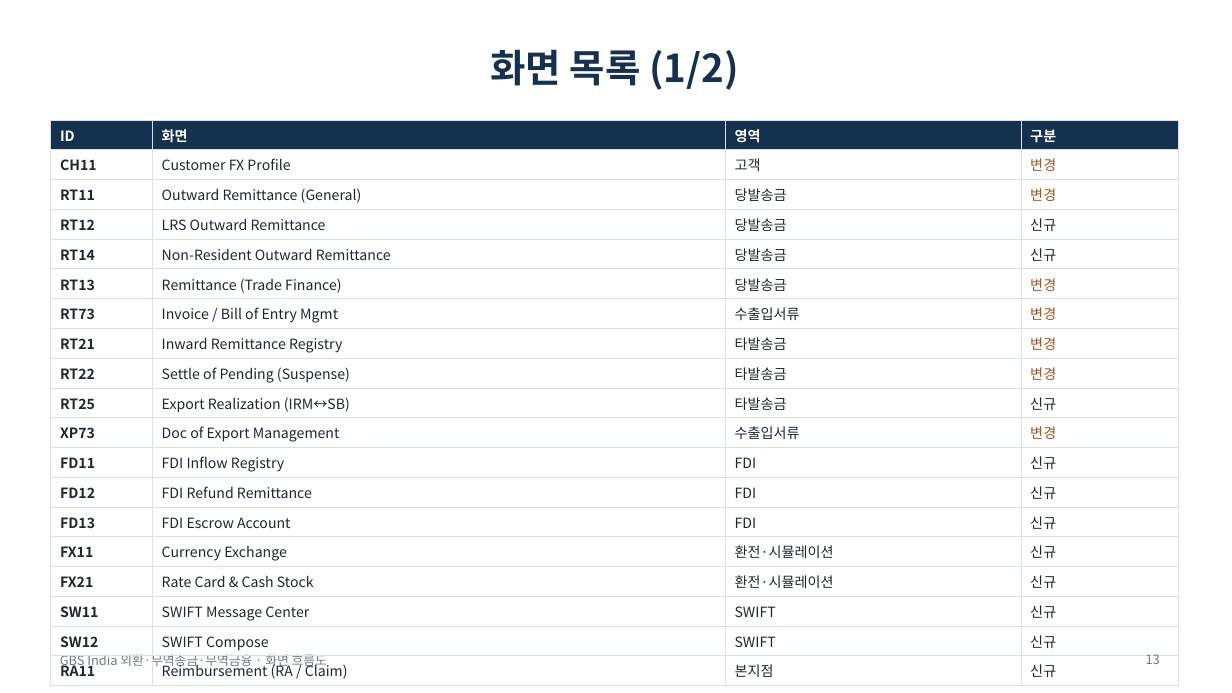
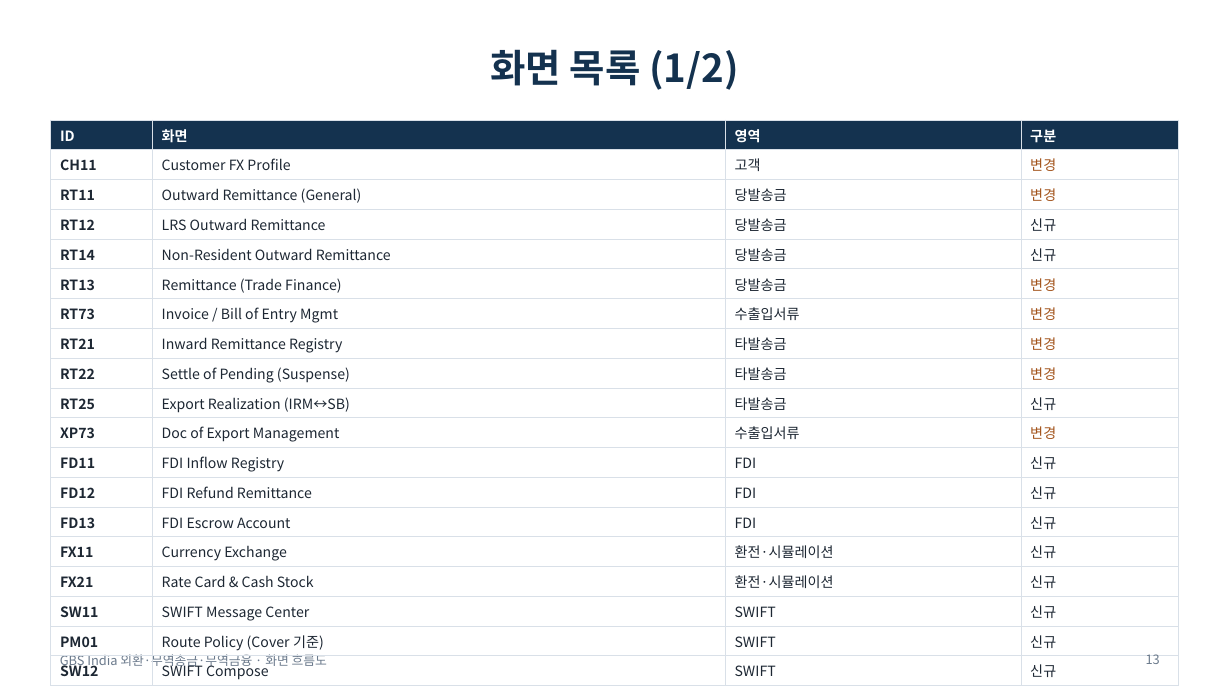
Before and after one commit to bellrubytiger-eng/Tradefinance, a slide deck: slide 13 of docs/04_화면흐름도.pptx. Drawn at 1232x693 pixels with LibreOffice and Linux fonts; fonts in the diff are those of the drawing. Boxes give left, top, right and bottom in pixels: in the first picture for what was removed or moved away, otherwise in the second. Text is boxed around its words. In the diff, an @@ line names an element or a change of style, - is before the commit and + after.

```diff
--- a/docs/04_화면흐름도.pptx
+++ b/docs/04_화면흐름도.pptx
@@ table at (51,120,1178,684) @@
+row 18: PM01 | Route Policy (Cover 기준) | SWIFT | 신규
-row 19: RA11 | Reimbursement (RA / Claim) | 본지점 | 신규
```
Also in this commit, not shown: 3 other slides changed, 13 other files.
